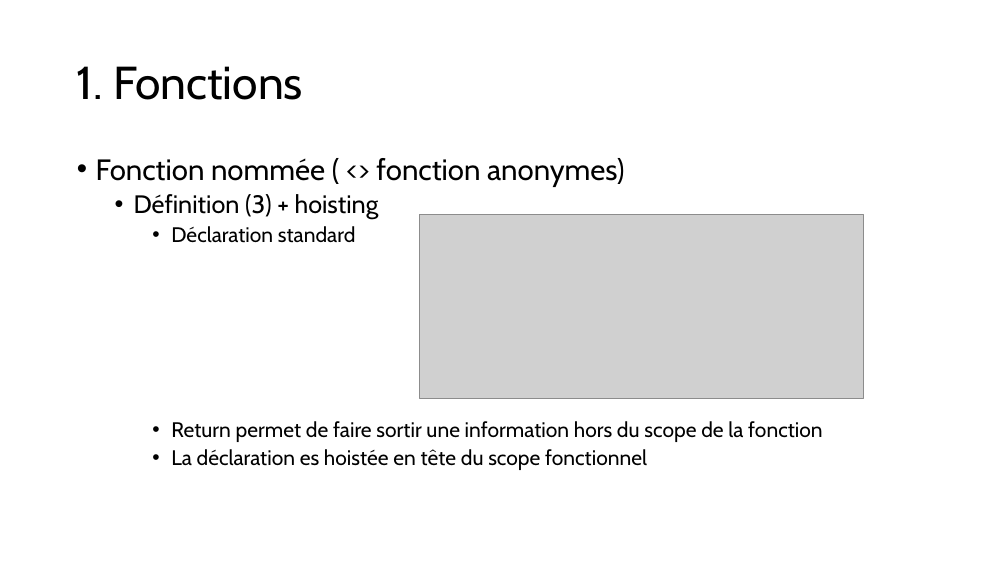
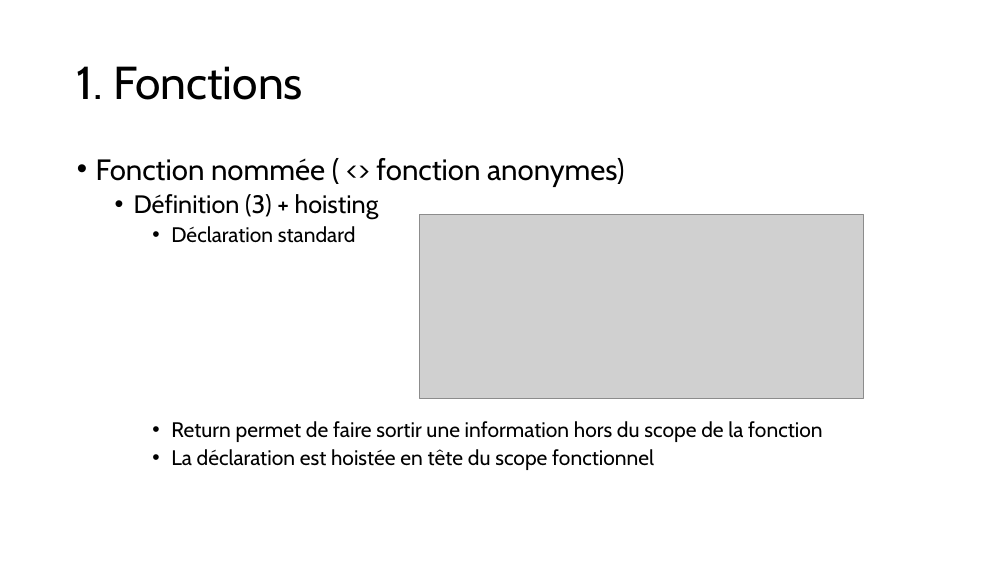
Before and after one commit to LJKhnor/chapitre-6, a slide deck: slide 7 of Chapitre 6.pptx. Drawn at 1008x567 pixels with LibreOffice and Linux fonts; fonts in the diff are those of the drawing; grey boxes stand for pictures. Boxes give left, top, right and bottom in pixels: in the first picture for what was removed or moved away, otherwise in the second. Text is boxed around its words. In the diff, an @@ line names an element or a change of style, - is before the commit and + after.

```diff
--- a/Chapitre 6.pptx
+++ b/Chapitre 6.pptx
@@ text at [171,449,654,470]: text changed @@
-    • La déclaration es hoistée en tête du scope fonctionnel
+    • La déclaration est hoistée en tête du scope fonctionnel
```
Also in this commit, not shown: 20 other slides changed, 8 slides added, 1 slide removed.
